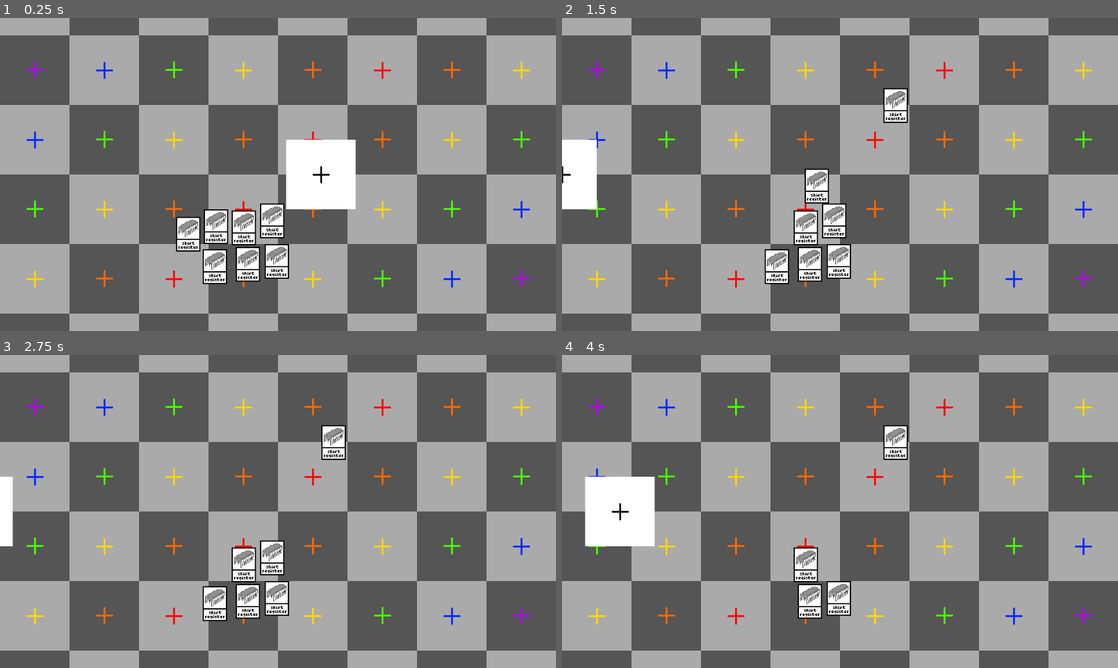
Above: before the commit, frames 1-4 (two rows, left to right).
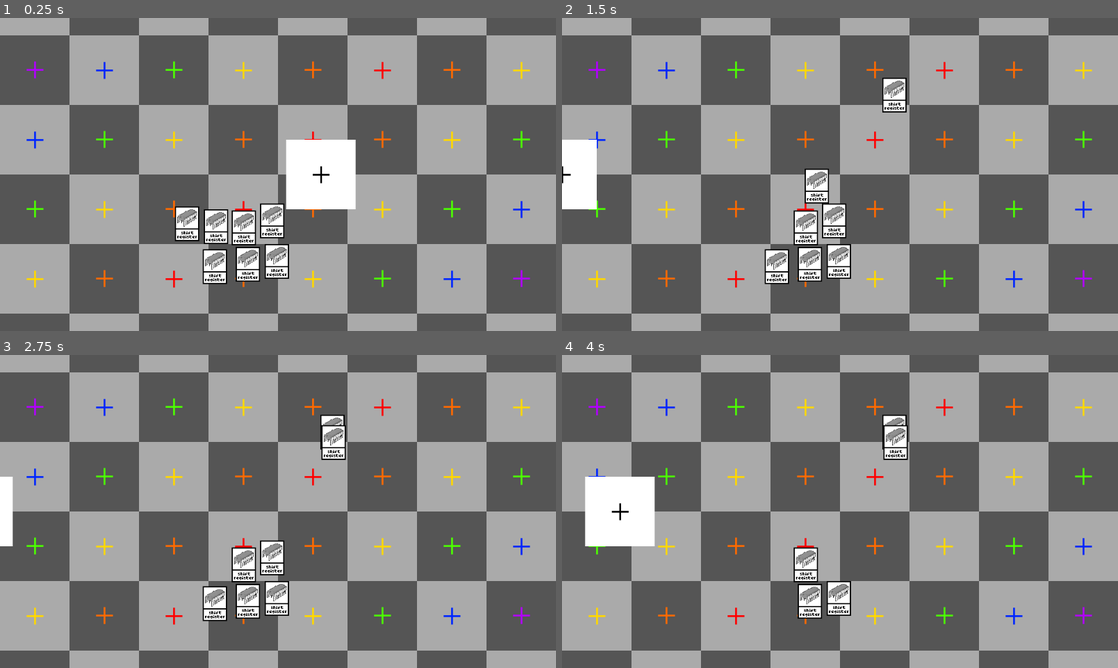
Above: after the commit, the same moments.

Repository: NobleMetalLabs/the-genesis-gambit
Game: Godot game, scene res://scn/tests/test.tscn
Same seed, same stepped clock (60 frames per second), same inputs: the game is played once before the commit and once after it.
Inputs (mouse positions are in pixels of both pictures, inside the frame that each line leads up to):
- Up to frame 1 (0.25 s): no input
- Up to frame 2 (1.5 s): tap Enter at 0.5 s; drag from (751, 233) to (895, 105) at 0.52 s; drag from (778, 227) to (895, 105) at 1.27 s
- Up to frame 3 (2.75 s): tap Space at 2 s; move the mouse to (244, 564) at 2.02 s; tap Ctrl at 2.1 s; click (244, 564) at 2.17 s
- Up to frame 4 (4 s): drag from (834, 558) to (895, 442) at 2.77 s; drag from (778, 602) to (895, 442) at 3.52 s

The runs differ from the first frame. In frame 1, 0.6% of the frame differs, in the area x 31-37%, y 60-75%; in frame 2, 0.6%; in frame 3, 0.2%; in frame 4, 0.2%.

Commit message:
Fix odd position thing with CardInstance scene

Diff:
--- a/scn/objects/CardInstance.tscn
+++ b/scn/objects/CardInstance.tscn
@@ -7,7 +7,6 @@
 size = Vector2(42, 60)
 
 [node name="Card" type="Node2D"]
-position = Vector2(325, 373)
 script = ExtResource("2_jxcke")
 
 [node name="Sprite2D" type="Sprite2D" parent="."]
--- a/scn/tests/test.tscn
+++ b/scn/tests/test.tscn
@@ -17,6 +17,7 @@
 script = ExtResource("3_d6e12")
 
 [node name="Test-card" parent="." instance=ExtResource("4_tfb5s")]
+position = Vector2(323, 355)
 
 [node name="Test-card2" parent="." instance=ExtResource("4_tfb5s")]
 position = Vector2(373, 360)
